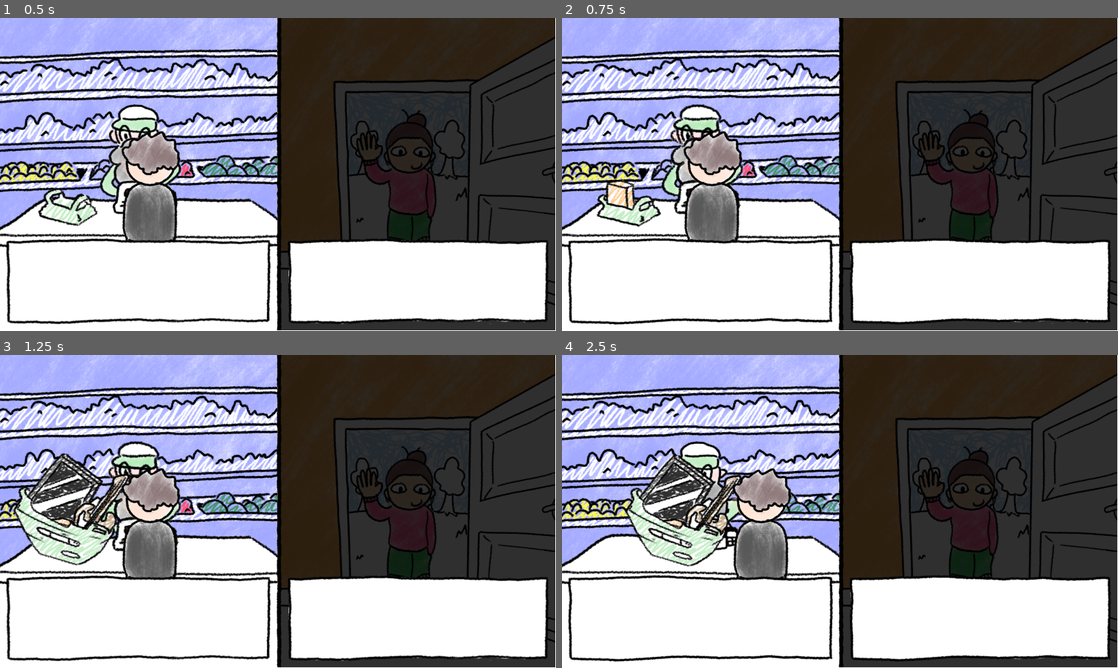
Above: before the commit, frames 1-4 (two rows, left to right).
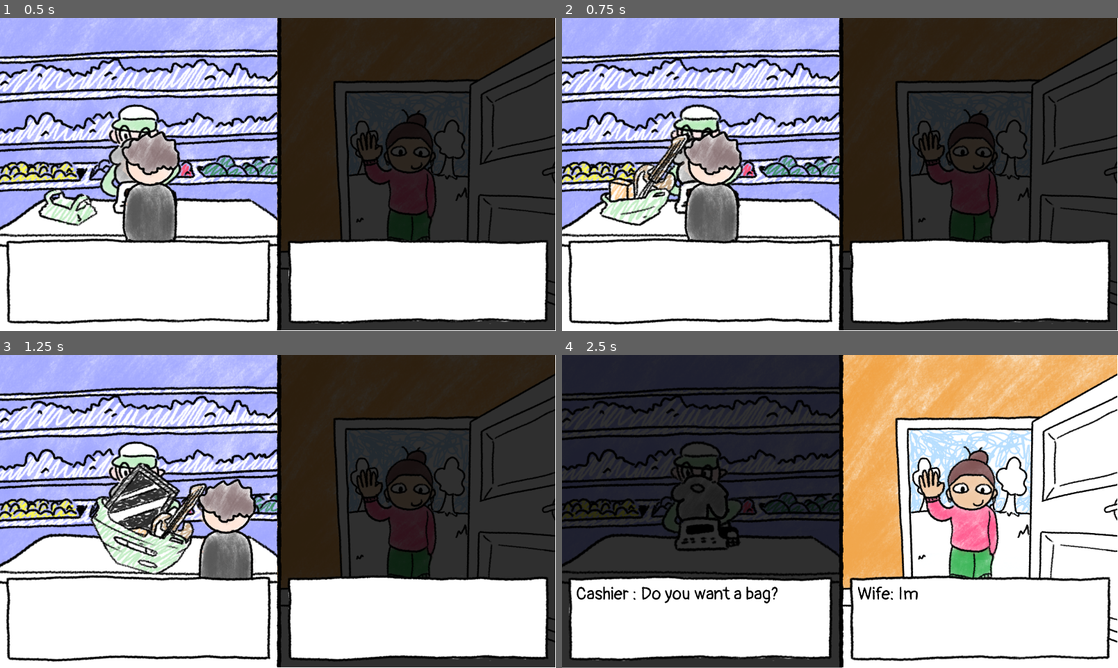
Above: after the commit, the same moments.

Repository: nottnottloop/mismatch
Game: Godot game, scene res://main.tscn
Same seed, same stepped clock (60 frames per second), same inputs: the game is played once before the commit and once after it.
Inputs:
- Up to frame 1 (0.5 s): no input
- Up to frame 2 (0.75 s): hold Up (ui_up) from 0.53 s (still down)
- Up to frame 3 (1.25 s): keep holding Up (ui_up)
- Up to frame 4 (2.5 s): release Up (ui_up) at 1.28 s; hold Up (ui_up) from 2.03 s (still down)

Frame 1 is identical in both runs. In frame 2, 2.0% of the frame differs, in the area x 6-51%, y 0-100%; in frame 3, 12%; in frame 4, 71%, in the area x 0-100%, y 0-100%.

Commit message:
fixed subtitles shaking

Diff:
--- a/main.gd
+++ b/main.gd
@@ -16,7 +16,7 @@
 # Called every frame. 'delta' is the elapsed time since the previous frame.
 func _process(delta: float) -> void:
 	if Input.is_action_pressed("ui_up"):
-		Engine.time_scale = 5
+		Engine.time_scale = 10
 	else:
 		Engine.time_scale = 1
 
@@ -61,8 +61,8 @@
 		sub2.text += '\n [url="'+c1+'"]' +c1+'[/url]\n[url="' +c2+'"]' +c2+'[/url]'
 func _on_subtitles_meta_hover_started(meta: Variant) -> void:
 	if choice1 and choice2:
-		sub1.text = sub1.finishedText
-		sub2.text = sub2.finishedText
+		sub1.text = "[shake  rate=4 level=8]"+sub1.finishedText+"[/shake]"
+		sub2.text = "[shake  rate=4 level=8]"+sub2.finishedText+"[/shake]"
 		if meta == choice1:
 			addChoices(choice1,choice2,1)
 		elif meta == choice2:
@@ -70,15 +70,15 @@
 		else:
 			addChoices(choice1,choice2)
 func _on_subtitles_meta_hover_ended(_meta: Variant) -> void:
-	sub1.text = sub1.finishedText
-	sub2.text = sub2.finishedText
+	sub1.text = "[shake  rate=4 level=8]"+sub1.finishedText+"[/shake]"
+	sub2.text = "[shake  rate=4 level=8]"+sub2.finishedText+"[/shake]"
 	if choice1 and choice2:
 		addChoices(choice1,choice2)
 
 
 func _on_subtitles_meta_clicked(meta: Variant) -> void:
-	sub1.text = sub1.finishedText
-	sub2.text = sub2.finishedText
+	sub1.text = "[shake  rate=4 level=8]"+sub1.finishedText+"[/shake]"
+	sub2.text = "[shake  rate=4 level=8]"+sub2.finishedText+"[/shake]"
 	if meta == choice1:
 		$scene1/AnimationPlayer.play(str($scene1/AnimationPlayer.get_meta("last"))+"1")
 	if meta == choice2:
--- a/subtitles.gd
+++ b/subtitles.gd
@@ -10,9 +10,9 @@
 var lastLetter = Time.get_ticks_msec()
 # Called every frame. 'delta' is the elapsed time since the previous frame.
 func _process(delta: float) -> void:
-	if idx <= len(finishedText)-1 and Time.get_ticks_msec()-lastLetter> 50/Engine.time_scale and finishedText:
+	if idx <= len(finishedText)-1 and Time.get_ticks_msec()-lastLetter> 80/Engine.time_scale and finishedText:
 		if finishedText[idx]  in ",.":
-			lastLetter = Time.get_ticks_msec()+50/Engine.time_scale
+			lastLetter = Time.get_ticks_msec()+80/Engine.time_scale
 
 		else:
 			lastLetter = Time.get_ticks_msec()
